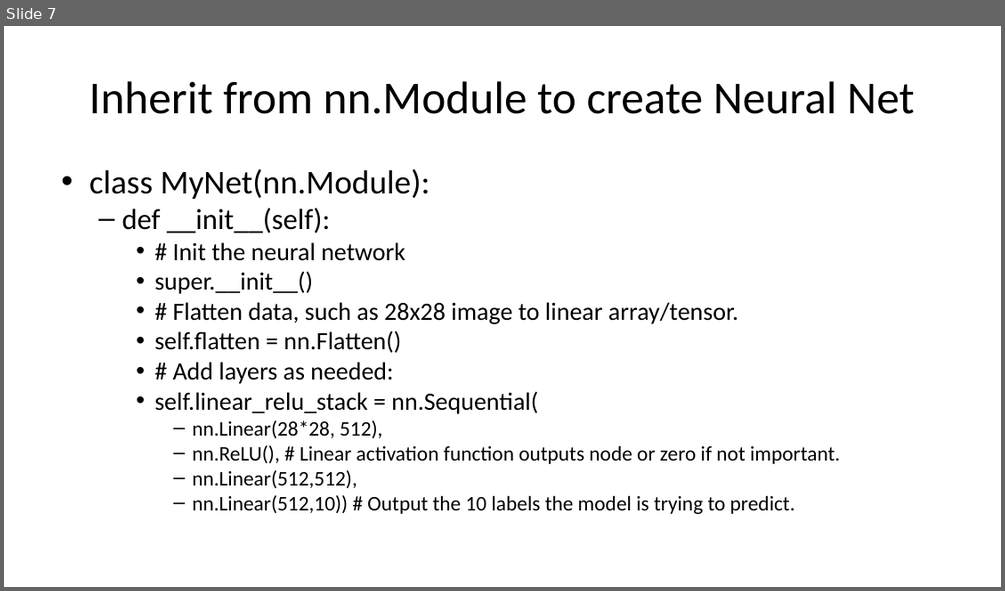
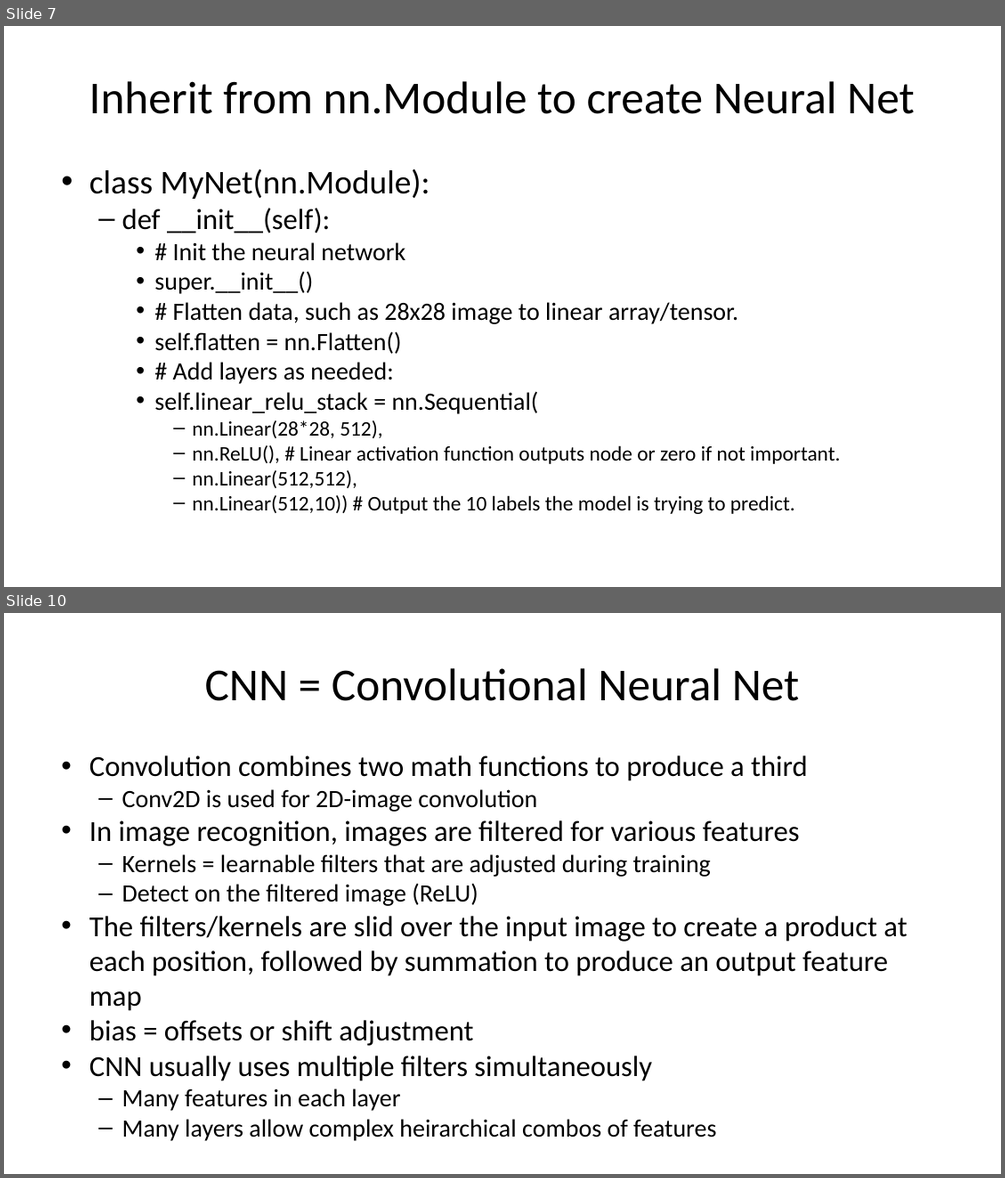
Before and after one commit to gigaprog/p_presentations, a slide deck: AI/AI PyTorch.pptx. Shown one above the other, each under a label of ours: slide 7 before the commit, slides 7 and 10 after it; the slides between them are not shown. The pictures are 1005x591 and 1005x1178 pixels, drawn with LibreOffice and Linux fonts; fonts in the diff are those of the drawing. Boxes give left, top, right and bottom in pixels: in the first picture for what was removed or moved away, otherwise in the second. Text is boxed around its words. In the diff, an @@ line names an element or a change of style, - is before the commit and + after.

Commit message:
Added convolutional slides

```diff
--- a/AI/AI PyTorch.pptx
+++ b/AI/AI PyTorch.pptx
@@ slide 10 added at (x1=4, y1=613, x2=1001, y2=1174), background #FFFFFF @@
@@ title added at (x1=205, y1=668, x2=800, y2=701), 44 pt, text #000000 @@
+CNN = Convolutional Neural Net
@@ text added at (x1=89, y1=755, x2=906, y2=1111), 28 pt, text #000000 @@
+• Convolution combines two math functions to produce a third
+  – Conv2D is used for 2D-image convolution
+• In image recognition, images are filtered for various features
+  – Kernels = learnable filters that are adjusted during training
+  – Detect on the filtered image (ReLU)
+• The filters/kernels are slid over the input image to create a product at each position, followed by summation to produce an output feature map
+• bias = offsets or shift adjustment
+• CNN usually uses multiple filters simultaneously
+  – Many features in each layer
+  – Many layers allow complex heirarchical combos of features
```
Also in this commit, not shown: 2 slides changed, 2 other slides added.
